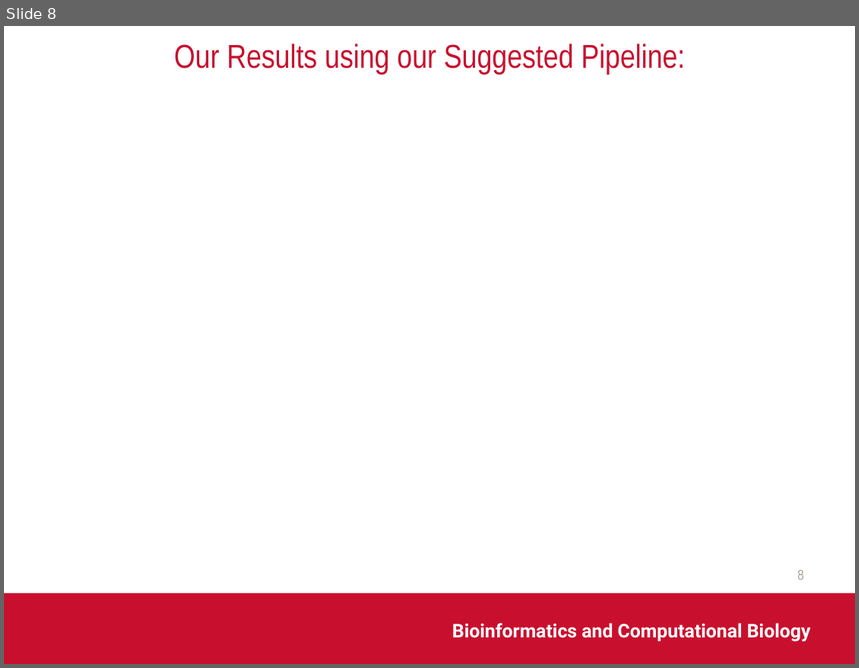
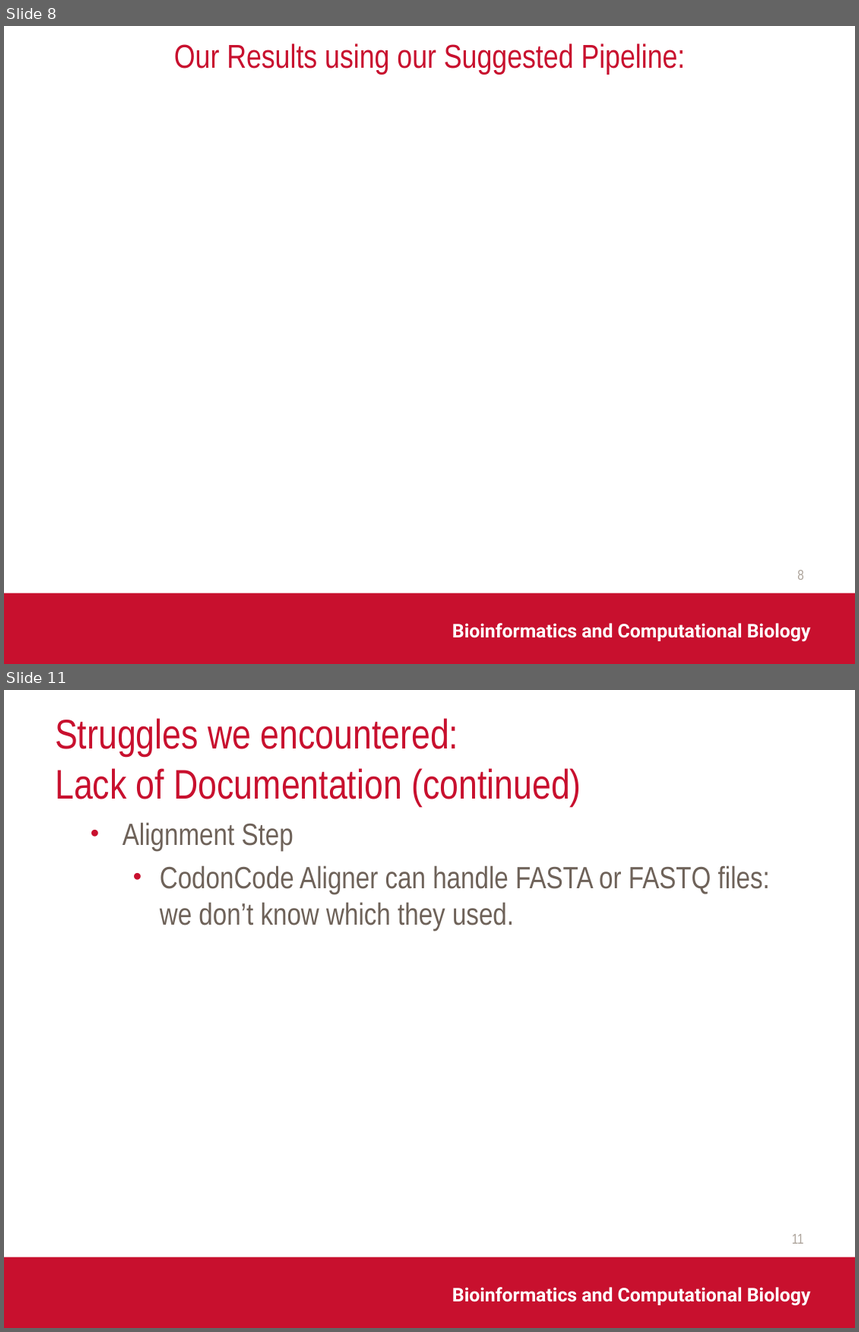
Before and after one commit to MissElena09/BCB546X_FinalProject, a slide deck: Group_Project_Presentation.pptx. Shown one above the other, each under a label of ours: slide 8 before the commit, slides 8 and 11 after it; the slides between them are not shown. The pictures are 859x668 and 859x1332 pixels, drawn with LibreOffice and Linux fonts; fonts in the diff are those of the drawing; background and template pictures are left out. Boxes give left, top, right and bottom in pixels: in the first picture for what was removed or moved away, otherwise in the second. Text is boxed around its words. In the diff, an @@ line names an element or a change of style, - is before the commit and + after.

```diff
--- a/Group_Project_Presentation.pptx
+++ b/Group_Project_Presentation.pptx
@@ slide 11 added at box(4, 690, 855, 1328), background #FFFFFF; not listed: 1 template element that a slide beside it also shows @@
@@ title added at box(55, 718, 581, 806), 35 pt, text #C8102E @@
+Struggles we encountered:
+Lack of Documentation (continued)
@@ text added at box(123, 822, 770, 932), 26 pt, text #6E6259 @@
+• Alignment Step
+  • CodonCode Aligner can handle FASTA or FASTQ files: we don’t know which they used.
@@ page number added at box(792, 1234, 804, 1244), 12 pt, text #ACA39A @@
+11
@@ text added at box(452, 1287, 811, 1306), 16 pt, text #FFFFFF, bold @@
+Bioinformatics and Computational Biology
```
Also in this commit, not shown: 4 slides changed, 1 other slide added.
